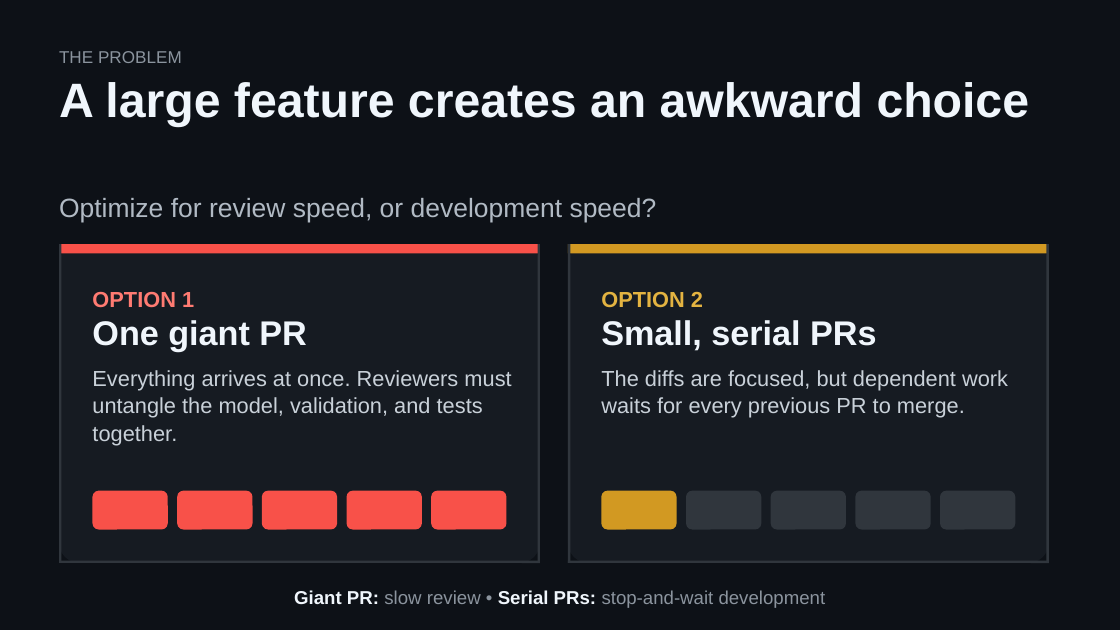
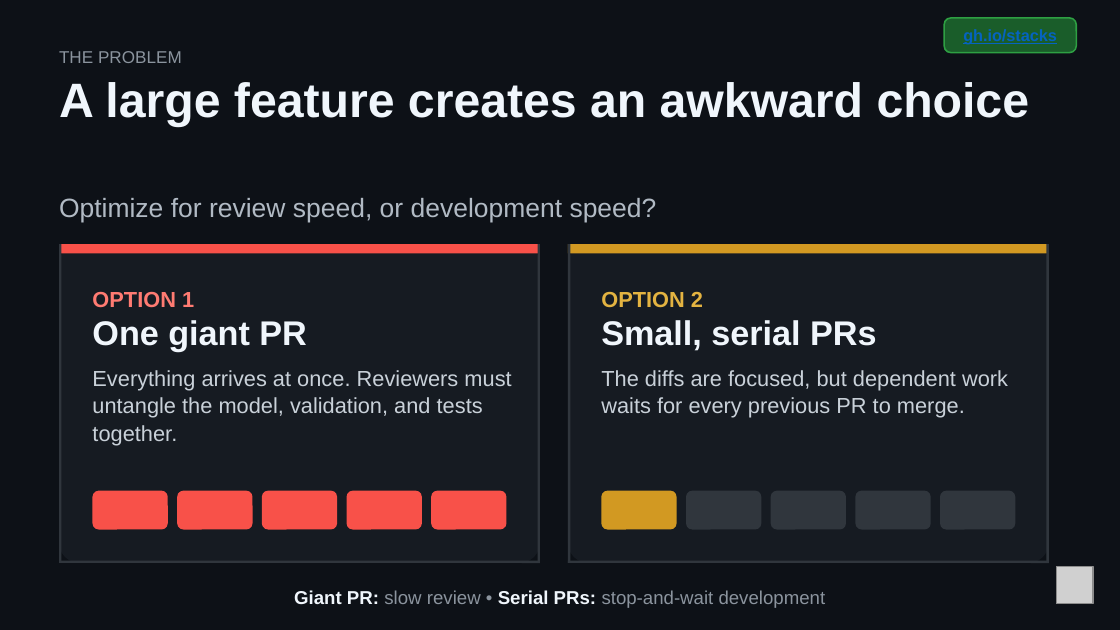
Before and after one commit to DanWahlin/gh-stack-demo, a slide deck: slide 1 of github-stacked-prs.pptx. Drawn at 1120x630 pixels with LibreOffice and Linux fonts; fonts in the diff are those of the drawing; grey boxes stand for pictures. Boxes give left, top, right and bottom in pixels: in the first picture for what was removed or moved away, otherwise in the second. Text is boxed around its words. In the diff, an @@ line names an element or a change of style, - is before the commit and + after.

```diff
--- a/github-stacked-prs.pptx
+++ b/github-stacked-prs.pptx
@@ rounded rectangle added at <box>944,18,1076,53</box>, fill #1A5D2A, outline #2EA043 1 pt @@
@@ text added at <box>963,29,1057,45</box>, 10.5 pt, text #0563C1, bold, underline @@
+gh.io/stacks
@@ picture added at <box>1056,567,1093,604</box> @@
```
Also in this commit, not shown: 2 other slides changed, 7 other files.
